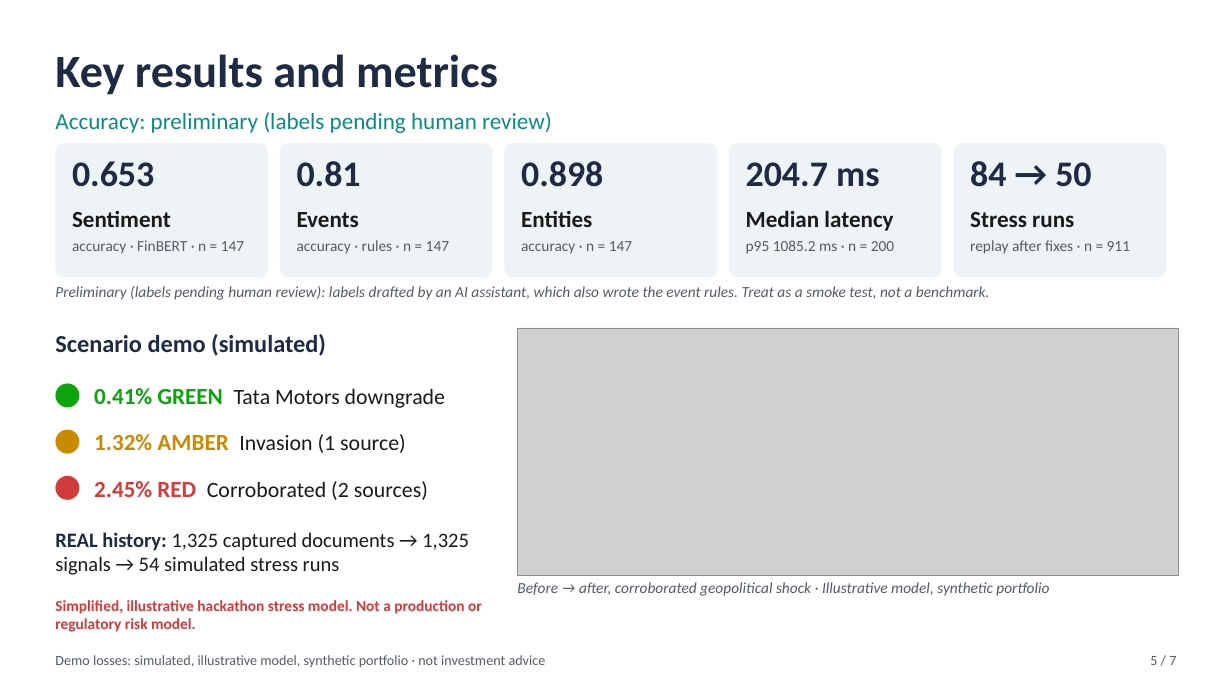
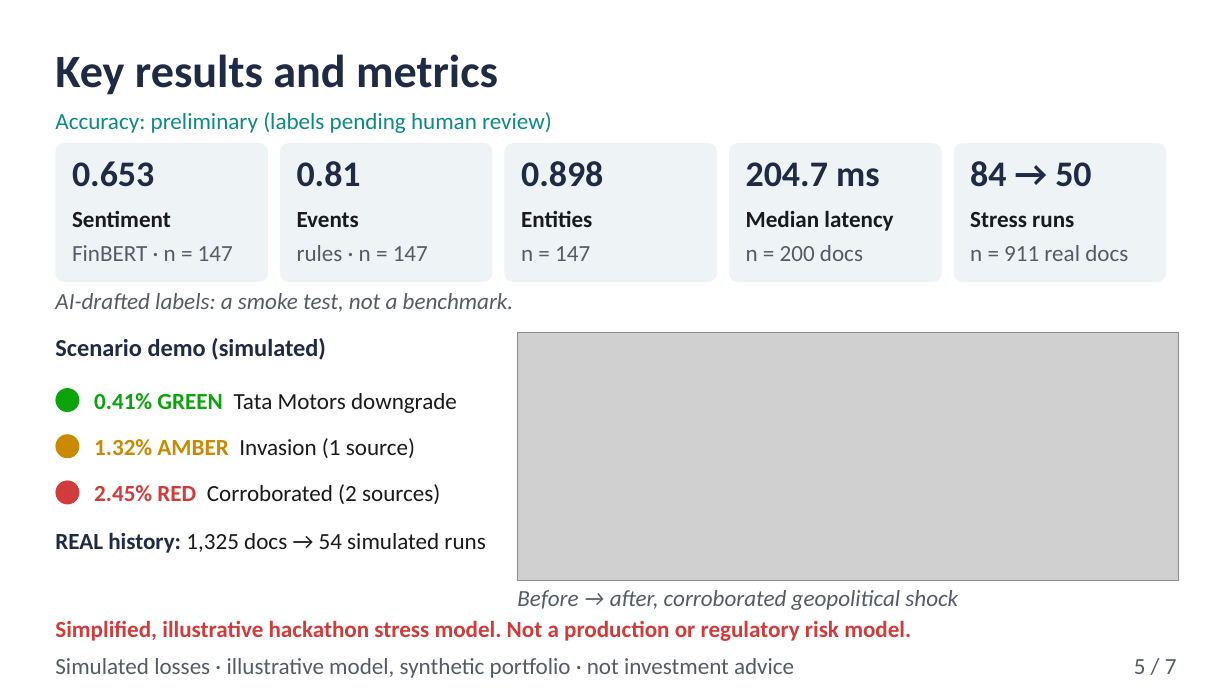
Before and after one commit to console-log-life/ABVIIITM-Gwalior-Apeksha-Jain-hackathon, a slide deck: slide 5 of docs/presentation/Risk_Signal_Engine.pptx. Drawn at 1232x693 pixels with LibreOffice and Linux fonts; fonts in the diff are those of the drawing; grey boxes stand for pictures. Boxes give left, top, right and bottom in pixels: in the first picture for what was removed or moved away, otherwise in the second. Text is boxed around its words. In the diff, an @@ line names an element or a change of style, - is before the commit and + after.

```diff
--- a/docs/presentation/Risk_Signal_Engine.pptx
+++ b/docs/presentation/Risk_Signal_Engine.pptx
@@ rounded rectangle: place and size @@
-rounded rectangle at <box>55,143,268,277</box>
+rounded rectangle at <box>55,143,268,282</box>
@@ rounded rectangle: place and size @@
-rounded rectangle at <box>280,143,493,277</box>
+rounded rectangle at <box>280,143,493,282</box>
@@ rounded rectangle: place and size @@
-rounded rectangle at <box>505,143,717,277</box>
+rounded rectangle at <box>505,143,717,282</box>
@@ rounded rectangle: place and size @@
-rounded rectangle at <box>729,143,942,277</box>
+rounded rectangle at <box>729,143,942,282</box>
@@ rounded rectangle: place and size @@
-rounded rectangle at <box>954,143,1166,277</box>
+rounded rectangle at <box>954,143,1166,282</box>
@@ text at <box>72,245,233,261</box>: text changed; size 12 to 18 pt @@
-accuracy · FinBERT · n = 147
+FinBERT · n = 147
@@ text at <box>297,245,428,261</box>: text changed; size 12 to 18 pt @@
-accuracy · rules · n = 147
+rules · n = 147
@@ text at <box>521,246,590,261</box>: text changed; size 12 to 18 pt @@
-accuracy · n = 147
+n = 147
@@ text at <box>746,245,863,261</box>: text changed; size 12 to 18 pt @@
-p95 1085.2 ms · n = 200
+n = 200 docs
@@ text at <box>970,245,1128,261</box>: text changed; size 12 to 18 pt @@
-replay after fixes · n = 911
+n = 911 real docs
@@ text at <box>55,293,514,312</box>: text changed; size 12 to 18 pt @@
-Preliminary (labels pending human review): labels drafted by an AI assistant, which also wrote the event rules. Treat as a smoke test, not a benchmark.
+AI-drafted labels: a smoke test, not a benchmark.
@@ 3 ellipses, 1 text, 1 picture: place and size @@
-3 ellipses, 1 text, 1 picture at <box>55,328,1178,576</box>
+3 ellipses, 1 text, 1 picture at <box>55,333,1178,580</box>
@@ text "0.41% GREEN Tata Motors downgrade" at <box>94,393,457,413</box>: size 17 to 18 pt in "Tata Motors downgrade" @@
@@ text "1.32% AMBER Invasion (1 source)" at <box>94,438,415,458</box>: size 17 to 18 pt in "Invasion (1 source)" @@
@@ text "2.45% RED Corroborated (2 sources)" at <box>94,484,440,504</box>: size 17 to 18 pt in "Corroborated (2 sources)" @@
@@ text at <box>55,532,485,553</box>: text changed; size 16 to 18 pt @@
-REAL history: 1,325 captured documents → 1,325 signals → 54 simulated stress runs
+REAL history: 1,325 docs → 54 simulated runs
@@ text at <box>517,590,958,610</box>: text changed; size 12 to 18 pt @@
-Before → after, corroborated geopolitical shock · Illustrative model, synthetic portfolio
+Before → after, corroborated geopolitical shock
@@ text "Simplified, illustrative hackathon stress model. ...": place and size @@
-text "Simplified, illustrative hackathon stress model. ..." at <box>55,600,482,632</box>
+text "Simplified, illustrative hackathon stress model. ..." at <box>55,621,911,641</box>
@@ text "Simplified, illustrative hackathon stress model. ..." at <box>55,621,911,641</box>: size 12 to 18 pt @@
@@ text at <box>55,658,794,678</box>: text changed; size 11 to 18 pt @@
-Demo losses: simulated, illustrative model, synthetic portfolio · not investment advice
+Simulated losses · illustrative model, synthetic portfolio · not investment advice
@@ text "5 / 7" at <box>1134,659,1177,674</box>: size 11 to 18 pt @@
```
Also in this commit, not shown: 6 other slides changed, 9 other files.
